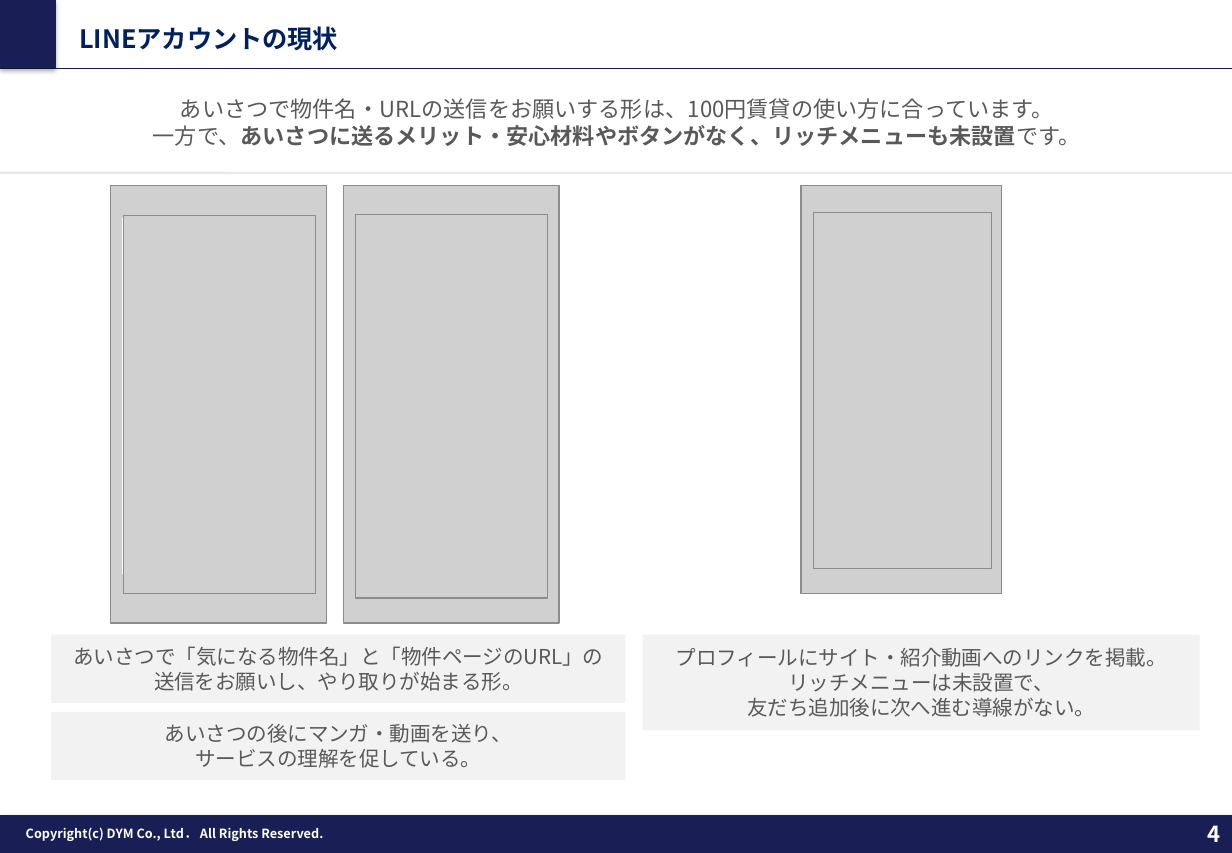
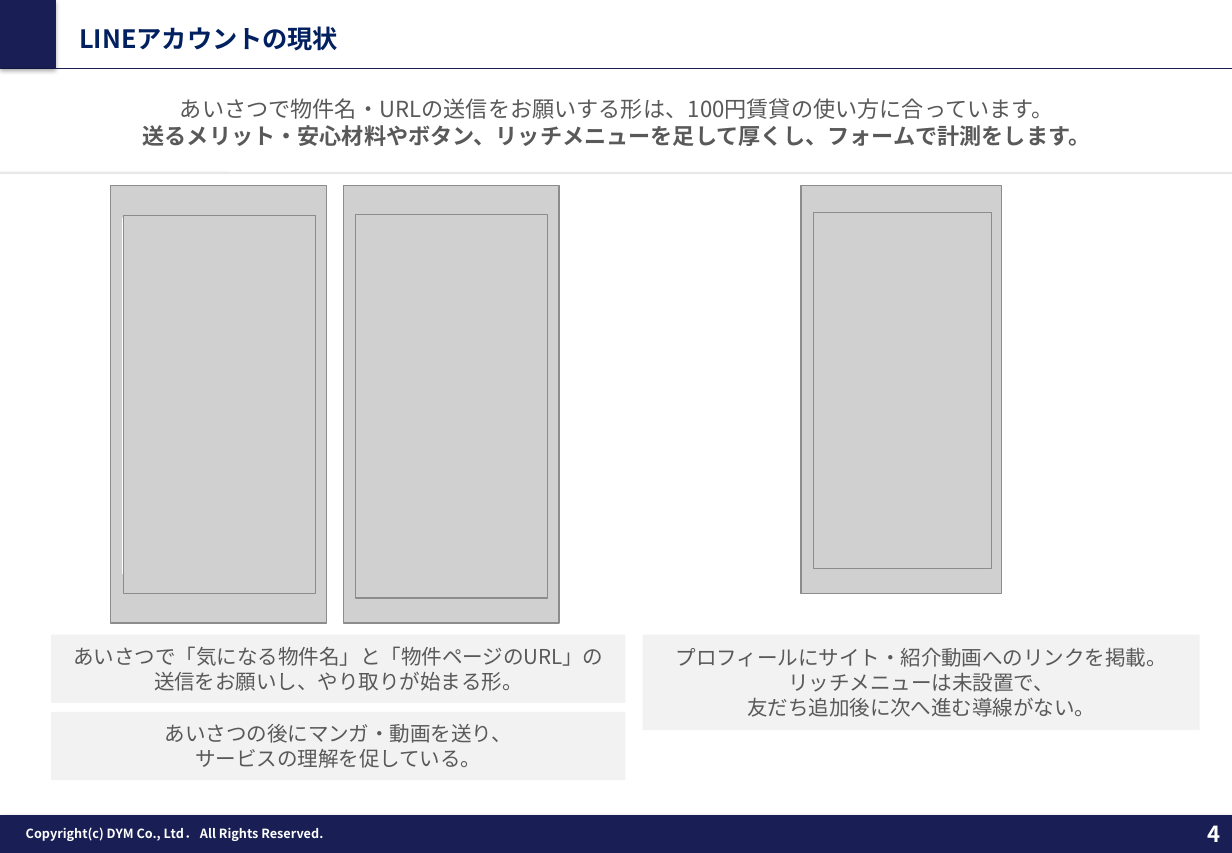
Before and after one commit to tonomura-r-dev/folder, a slide deck: slide 4 of 202610_株式会社あらうち御中_LINE公式アカウント運用のご提案_v9.pptx. Drawn at 1232x853 pixels with LibreOffice and Linux fonts; fonts in the diff are those of the drawing; grey boxes stand for pictures; background and template pictures are left out. Boxes give left, top, right and bottom in pixels: in the first picture for what was removed or moved away, otherwise in the second. Text is boxed around its words. In the diff, an @@ line names an element or a change of style, - is before the commit and + after.

```diff
--- a/202610_株式会社あらうち御中_LINE公式アカウント運用のご提案_v9.pptx
+++ b/202610_株式会社あらうち御中_LINE公式アカウント運用のご提案_v9.pptx
@@ text at box(143, 125, 1091, 146): text changed @@
-一方で、あいさつに送るメリット・安心材料やボタンがなく、リッチメニューも未設置です。
+送るメリット・安心材料やボタン、リッチメニューを足して厚くし、フォームで計測をします。
```
Also in this commit, not shown: 9 other slides changed, 4 other files.
